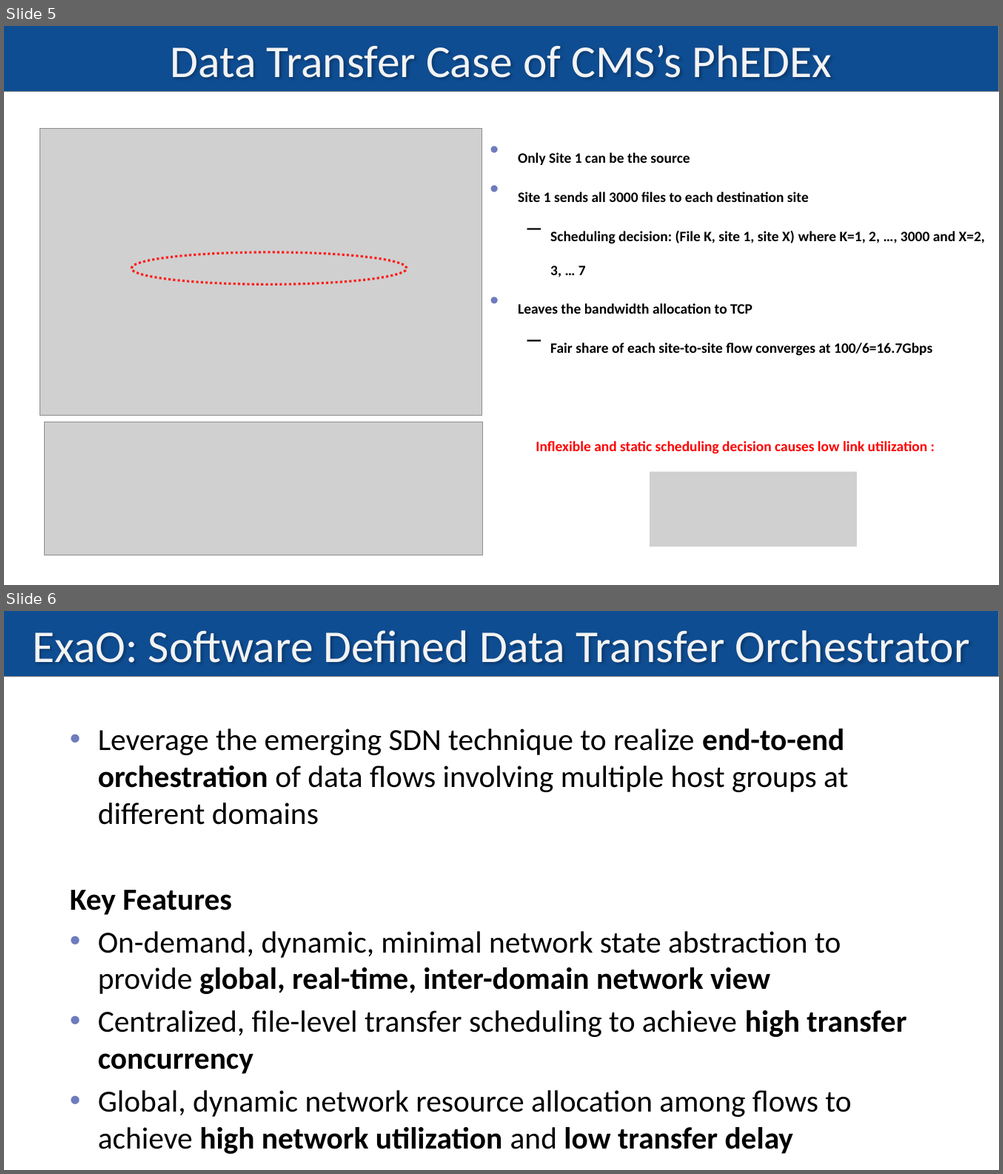
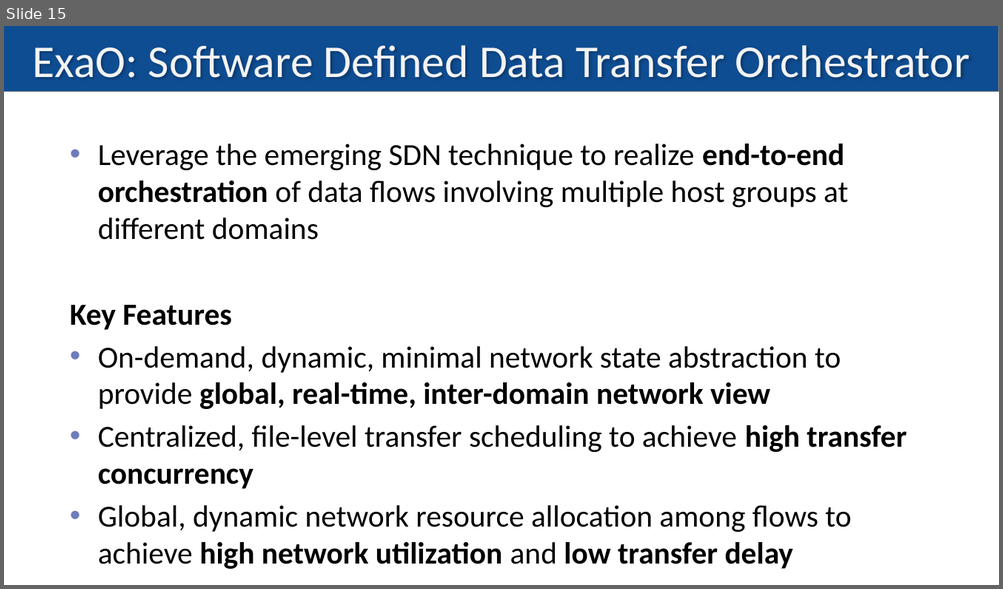
Before and after one commit to snlab/sc16, a slide deck: slides/cms-demo-v3.pptx. Shown one above the other, each under a label of ours: slides 5 and 6 before the commit, slide 15 after it. The pictures are 1003x1174 and 1003x589 pixels, drawn with LibreOffice and Linux fonts; fonts in the diff are those of the drawing; grey boxes stand for pictures. Boxes give left, top, right and bottom in pixels: in the first picture for what was removed or moved away, otherwise in the second. Text is boxed around its words. In the diff, an @@ line names an element or a change of style, - is before the commit and + after.

```diff
--- a/slides/cms-demo-v3.pptx
+++ b/slides/cms-demo-v3.pptx
@@ slide 5 removed at (4, 26, 999, 585), background #FFFFFF; not listed: 1 template element that a slide beside it also shows @@
@@ title removed at (170, 45, 831, 78) @@
-Data Transfer Case of CMS’s PhEDEx
@@ picture removed at (40, 129, 481, 416) @@
@@ text removed at (518, 153, 984, 356) @@
-• Only Site 1 can be the source
-• Site 1 sends all 3000 files to each destination site
-  – Scheduling decision: (File K, site 1, site X) where K=1, 2, …, 3000 and X=2, 3, … 7
-• Leaves the bandwidth allocation to TCP
-  – Fair share of each site-to-site flow converges at 100/6=16.7Gbps
@@ ellipse removed at (131, 252, 407, 284) @@
@@ picture removed at (45, 422, 482, 556) @@
@@ text removed at (535, 441, 928, 454) @@
-Inflexible and static scheduling decision causes low link utilization :
@@ picture removed at (649, 472, 856, 548) @@
@@ what was slide 6 is now slide 15 @@
```
Also in this commit, not shown: 6 slides changed, 5 slides added, 2 other files.
